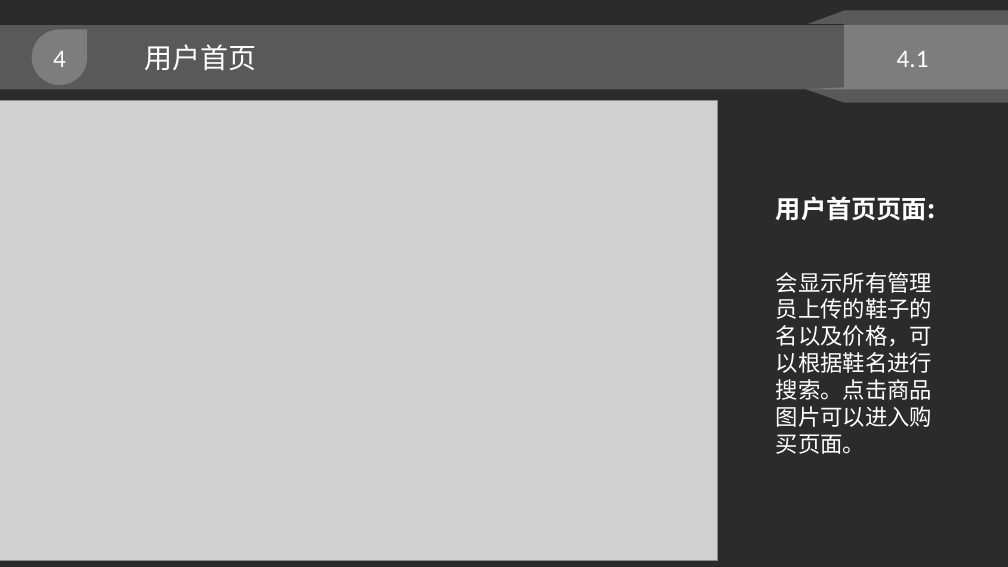
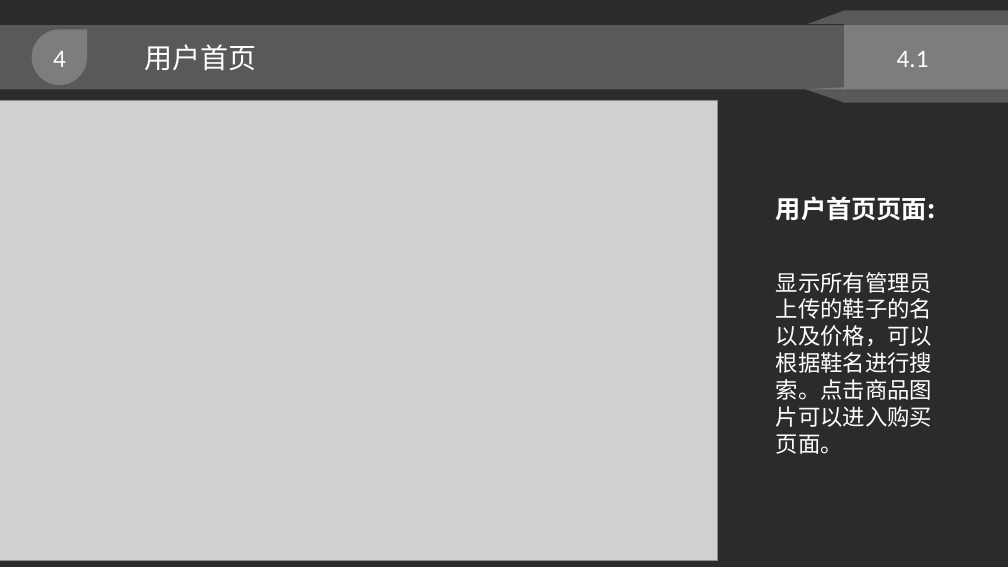
Before and after one commit to Gavin-mp/Shoes-Trading, a slide deck: slide 19 of 鞋子交易平台.pptx. Drawn at 1008x567 pixels with LibreOffice and Linux fonts; fonts in the diff are those of the drawing; grey boxes stand for pictures; background and template pictures are left out; a plain dark background stands for a picture behind light text. Boxes give left, top, right and bottom in pixels: in the first picture for what was removed or moved away, otherwise in the second. Text is boxed around its words. In the diff, an @@ line names an element or a change of style, - is before the commit and + after.

```diff
--- a/鞋子交易平台.pptx
+++ b/鞋子交易平台.pptx
@@ text at box(776, 272, 932, 454): text changed @@
-会显示所有管理员上传的鞋子的名以及价格，可以根据鞋名进行搜索。点击商品图片可以进入购买页面。
+显示所有管理员上传的鞋子的名以及价格，可以根据鞋名进行搜索。点击商品图片可以进入购买页面。
```
Also in this commit, not shown: 3 other slides changed, 1 other file.
